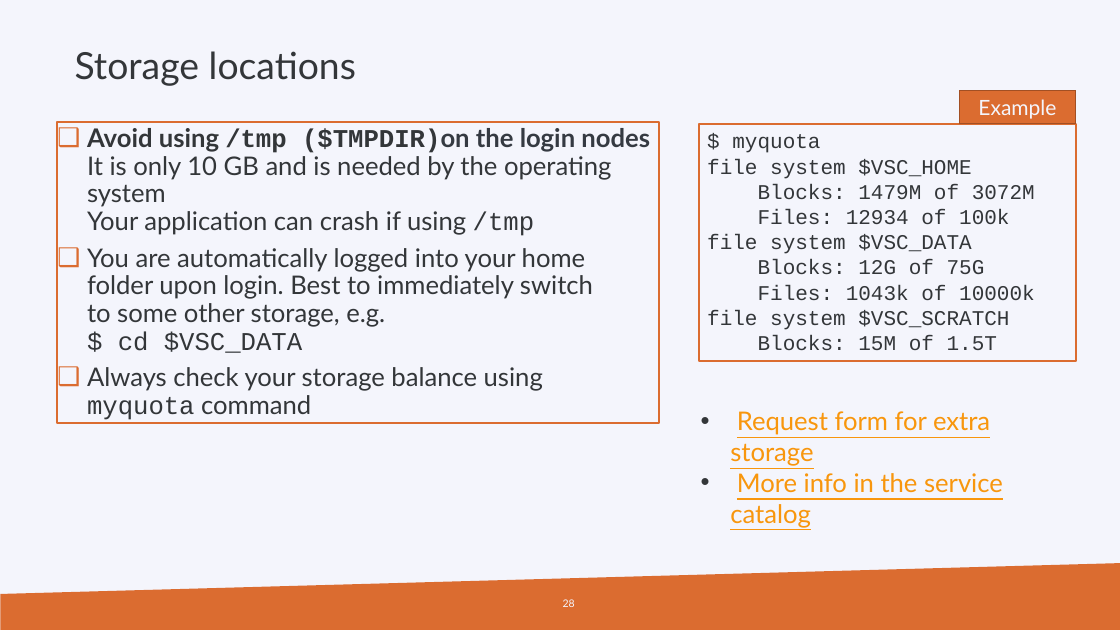
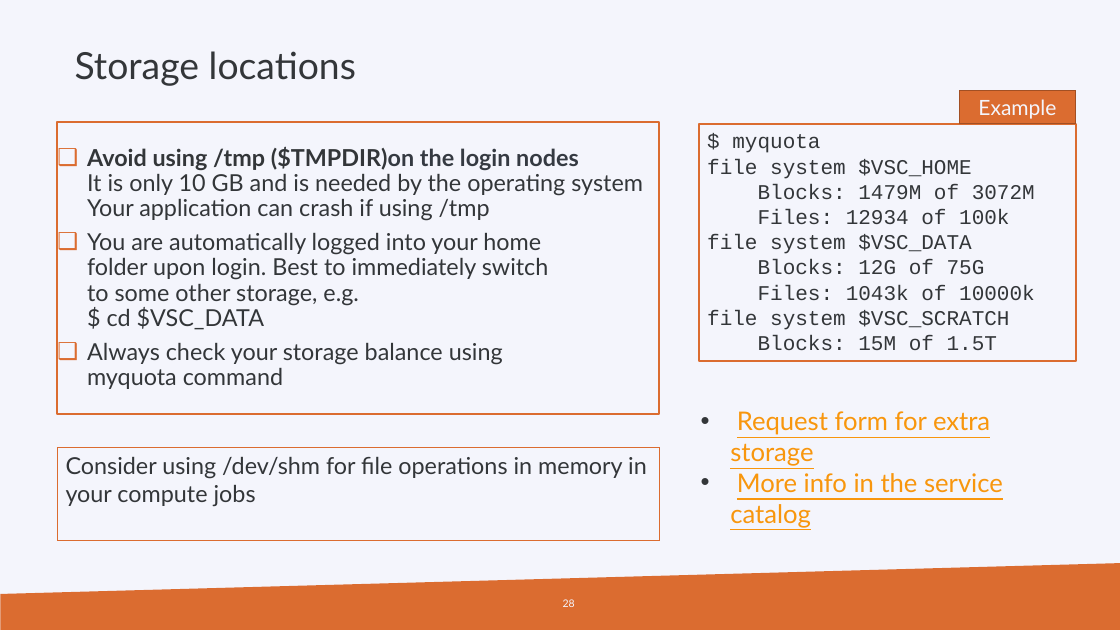
Before and after one commit to hpcleuven/HPC-intro, a slide deck: slide 28 of HPCintro.pptx. Drawn at 1120x630 pixels with LibreOffice and Linux fonts; fonts in the diff are those of the drawing; background and template pictures are left out. Boxes give left, top, right and bottom in pixels: in the first picture for what was removed or moved away, otherwise in the second. Text is boxed around its words. In the diff, an @@ line names an element or a change of style, - is before the commit and + after.

```diff
--- a/HPCintro.pptx
+++ b/HPCintro.pptx
@@ text "Avoid using /tmp ($TMPDIR)on the ...": place and size @@
-text "Avoid using /tmp ($TMPDIR)on the ..." at [57, 123, 660, 423]
+text "Avoid using /tmp ($TMPDIR)on the ..." at [57, 123, 660, 415]
@@ text "Avoid using /tmp ($TMPDIR)on the ..." at [57, 123, 660, 415]: size 22 to 20 pt; font Courier New to Lato in "/tmp ($TMPDIR)on /tmp", "$ cd $VSC_DATA", "myquota" @@
@@ rectangle added at [57, 447, 660, 540], outline #DB6C30 0.75 pt, 20 pt, text #333639 @@
+Consider using /dev/shm for file operations in memory in your compute jobs
```
Also in this commit, not shown: 14 other slides changed, 1 slide added, 2 slides removed.
